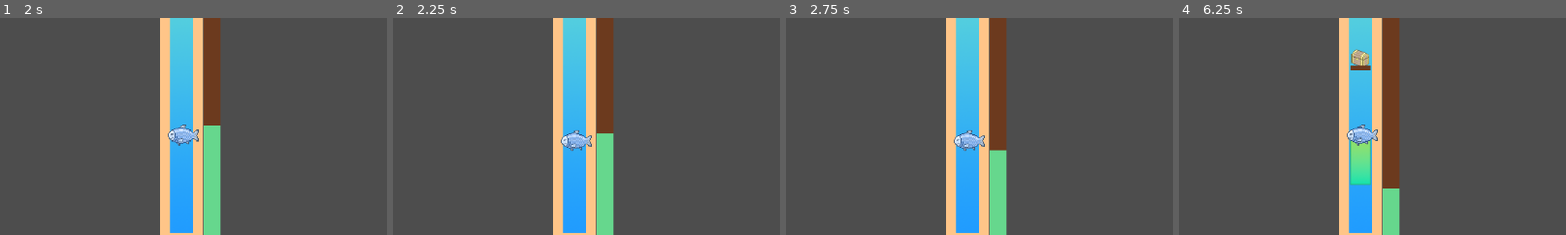
Above: before the commit, frames 1-4 (left to right).
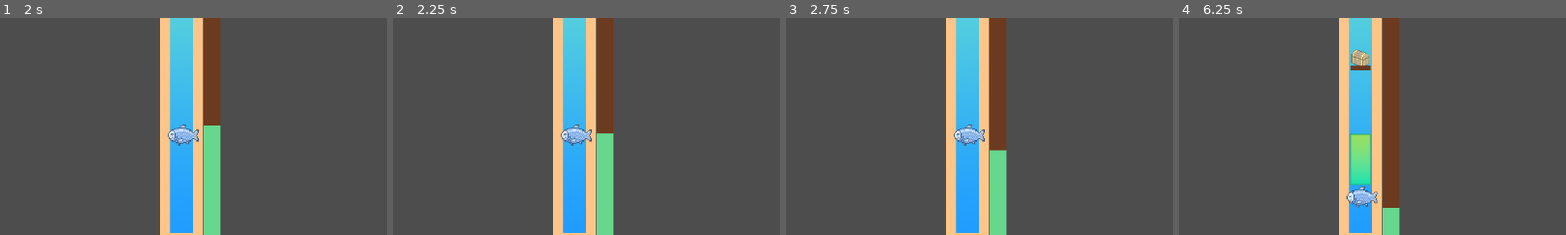
Above: after the commit, the same moments.

Repository: Anjellyrika/fishdew
Game: Godot game, scene res://src/fishing_lvl/fishing_lvl.tscn
Two runs of this game, one before a commit and one after it. Both use one fixed random seed, a clock stepped at 60 frames per second and the inputs below. This scene is started directly instead of the project's main scene.
Inputs (mouse positions are % of the whole screen's width and height, from its top left):
- Up to frame 1 (2 s): tap Enter at 0.5, 1.35 s; move the mouse to (72, 45) at 0.52 s; hold Space (up) from 0.53 s (still down); click (72, 45) at 0.67 s; move the mouse to (30, 55) at 1.27 s
- Up to frame 2 (2.25 s): keep holding Space (up); move the mouse to (60, 28) at 2.02 s; tap F at 2.1 s
- Up to frame 3 (2.75 s): keep holding Space (up)
- Up to frame 4 (6.25 s): move the mouse to (45, 70) at 2.77 s; click (45, 70) at 2.92 s; tap Enter at 3.5, 3.6, 5.85 s; move the mouse to (80, 65) at 3.52 s; move the mouse to (20, 35) at 4.27 s; release Space (up) at 4.28 s; tap F at 4.35 s; tap Space (up) at 4.52, 4.55, 4.82, 6.02, 6.05 s; move the mouse to (55, 50) at 5.02 s; hold Space (up) 5.03-5.78 s; click (55, 50) at 5.17 s; move the mouse to (35, 25) at 5.77 s
The pictures show only the part of the screen within x 28-77%, y 36-86%; the shares and areas given below are measured in that part.

Frame 1 is identical in both runs. In frame 2, 0.6% of the frame differs, in the area x 43-52%, y 49-62%; in frame 3, 0.6%; in frame 4, 1.4%, in the area x 43-58%, y 49-88%.

Commit message:
feat: smoothen fish movement with lerp

Diff:
--- a/src/fishing_lvl/fish.gd
+++ b/src/fishing_lvl/fish.gd
@@ -4,8 +4,8 @@
 
 enum {
 	Wait,
+	Move,
 	Reposition,
-	Move,
 }
 
 signal fish_progress_increased
@@ -19,8 +19,6 @@
 
 # Movement variables
 var speed_bounds
-var direction
-var velocity
 var target_position: Vector2
 
 var state = Wait
@@ -30,45 +28,45 @@
 
 func _ready():
 	get_owner().ready.connect(set_start_position)
-	target_position = global_position
+	target_position = position
 
 
 func set_start_position():
 	top_bounds = root.top_bounds
 	bot_bounds = root.bot_bounds
-	global_position = Vector2(root.rod_x, randf_range(top_bounds, bot_bounds))
+	position = Vector2(root.rod_x, randf_range(top_bounds, bot_bounds))
 
 
 func get_new_target():
-	target_position = Vector2(root.rod_x, randf_range(top_bounds, bot_bounds))
+	var max_distance = [global_position.y - top_bounds, bot_bounds - global_position.y]
+	var target_y_down = clamp(global_position.y + randf_range(50, max_distance.pick_random()), top_bounds, bot_bounds)
+	var target_y_up = clamp(global_position.y - randf_range(50, max_distance.pick_random()), top_bounds, bot_bounds)
+	target_position = Vector2(root.rod_x, [target_y_down, target_y_up].pick_random())
 
 
 func _process(delta):
-	speed_bounds = 500
-
+	print(state)
+	speed_bounds = root.fish_speed
 	match state:
 		Wait:
 			wait()
+		Move:
+			global_position = global_position.lerp(target_position, delta * speed_bounds.pick_random())
+			if is_at_target_position():
+				state = Reposition
 		Reposition:
 				get_new_target()
 				state = Wait
-		Move:
-			direction = global_position.direction_to(target_position)
-			velocity = direction.y * speed_bounds * delta
-			global_position += Vector2(0, velocity)
-			if is_at_target_position():
-				state = Reposition
 
 
 func wait():
 	if waitTimer.time_left == 0:
-		waitTimer.start(1)
-		state = [0,2].pick_random()
+		waitTimer.start(0.75)
+		state = randi_range(0,1)
 
 
 func is_at_target_position():
 	var tolerance = fish_size.shape.height
-	print("check tolerance ", target_position.y, abs(global_position.y - target_position.y) < tolerance)##
 	return abs(global_position.y - target_position.y) < tolerance
 
 
--- a/src/fishing_lvl/fishing_lvl.gd
+++ b/src/fishing_lvl/fishing_lvl.gd
@@ -27,6 +27,7 @@
 	rod_x = rod_top_pos.x
 
 	chest_spawn_rate = [4,8,12].pick_random()
+	fish_speed = [[2,4], [6,7], [7,8]].pick_random()
 
 
 # Called every frame. 'delta' is the elapsed time since the previous frame.
--- a/src/fishing_lvl/fishing_lvl.tscn
+++ b/src/fishing_lvl/fishing_lvl.tscn
@@ -56,8 +56,7 @@
 position = Vector2(587, 473)
 
 [node name="Fish" parent="." instance=ExtResource("5_u6fi8")]
-position = Vector2(586, 412)
-speed_bounds = [8, 25]
+position = Vector2(585, 311)
 
 [node name="ProgressBar" type="ProgressBar" parent="." node_paths=PackedStringArray("fish")]
 offset_left = 620.0
